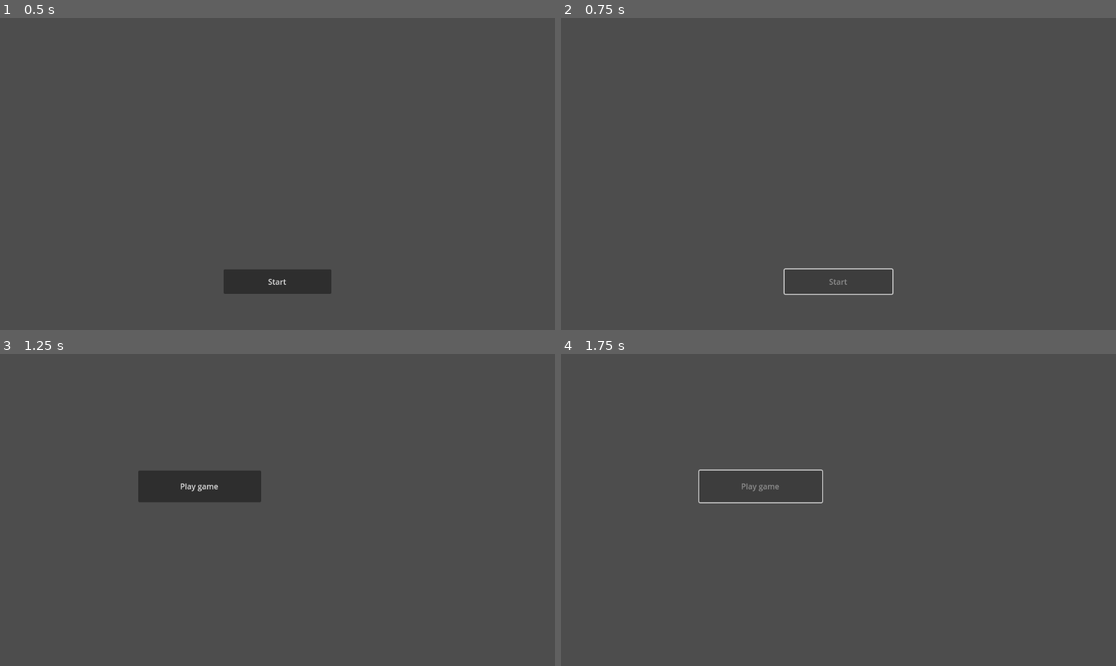
Above: before the commit, frames 1-4 (two rows, left to right).
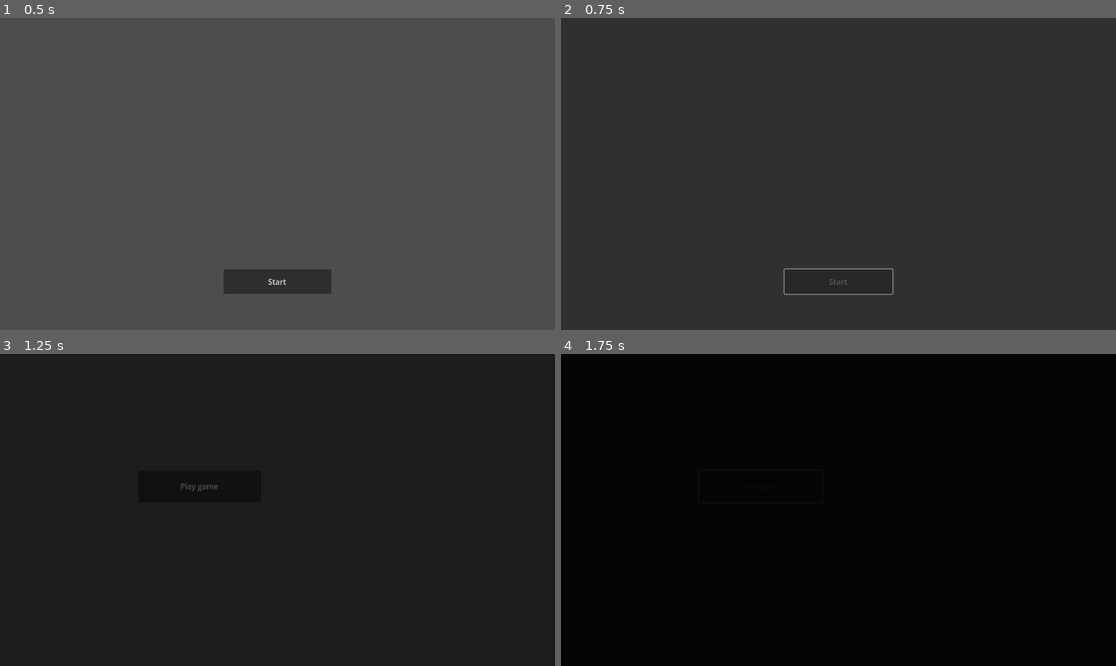
Above: after the commit, the same moments.

Repository: PlaySorbonne/projet-pixel
Game: Godot game, scene res://scenes/Menus/MenuPersistent.tscn
Two runs of this game, one before a commit and one after it. Both use one fixed random seed, a clock stepped at 60 frames per second and the inputs below.
Inputs:
- Up to frame 1 (0.5 s): no input
- Up to frame 2 (0.75 s): click "Start" at 0.5 s
- Up to frame 3 (1.25 s): no input
- Up to frame 4 (1.75 s): click "Play game" at 1.25 s

Frame 1 is identical in both runs. In frame 2, 99% of the frame differs, in the area x 0-100%, y 0-100%; in frame 3, 100%; in frame 4, 100%.

Commit message:
fixed tween screen transitions

Diff:
--- a/scripts/ScreenTransition.gd
+++ b/scripts/ScreenTransition.gd
@@ -10,10 +10,10 @@
 @export var default_is_opaque : bool = true : set=_set_is_opaque
 
 
-var tween : Tween
-
 func _process(_delta):
-	print("color: " + str($ColorRect.modulate))
+	if not Engine.is_editor_hint():
+		pass
+		#print("color: " + str($ColorRect.modulate))
 
 func _set_is_opaque(new_opaque : bool):
 	default_is_opaque = new_opaque
@@ -26,9 +26,6 @@
 	default_color = new_color
 	$ColorRect.color = new_color
 
-func _ready():
-	tween = get_tree().create_tween()
-
 func new_screen_transition(duration : float = default_duration, color : Color = default_color):
 	if $ColorRect.modulate.a <= 0.0:
 		start_screen_transition(duration/2.0, color)
@@ -36,18 +33,17 @@
 	end_screen_transition(duration/2.0, color)
 
 func start_screen_transition(duration : float = default_duration/2.0, color : Color = default_color):
-	print("starting screen transition with tween:" + str(tween) + " and duration="+str(duration))
 	$ColorRect.color = color
-	tween.stop()
 	mouse_filter = Control.MOUSE_FILTER_STOP
-	tween.tween_property($ColorRect, "modulate", Color(1.0, 1.0, 0.9, 1.0), duration)
+	var tween : Tween = get_tree().create_tween()
+	tween.tween_property($ColorRect, "modulate", Color.WHITE, duration)
 	await get_tree().create_timer(duration).timeout
 	emit_signal("HalfScreenTransitionFinished")
 
 func end_screen_transition(duration : float = default_duration/2.0, color : Color = default_color):
-	print("ending screen transition with tween:" + str(tween))
 	$ColorRect.color = color
 	mouse_filter = Control.MOUSE_FILTER_IGNORE
+	var tween : Tween = get_tree().create_tween()
 	tween.tween_property($ColorRect, "modulate", Color.TRANSPARENT, duration)
 	await get_tree().create_timer(duration).timeout
 	emit_signal("ScreenTransitionFinished")
